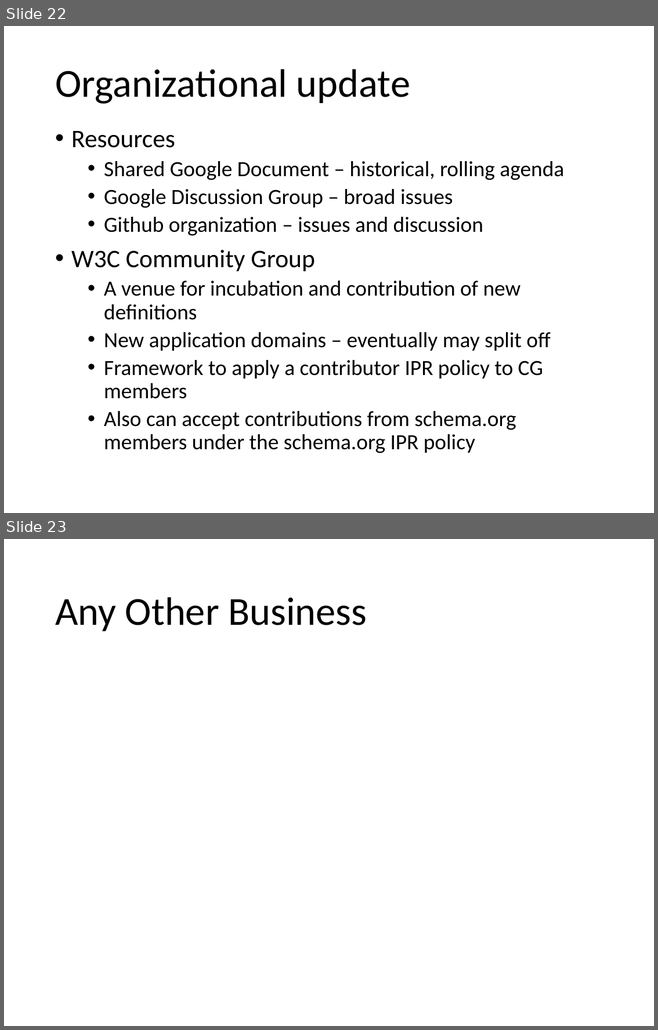
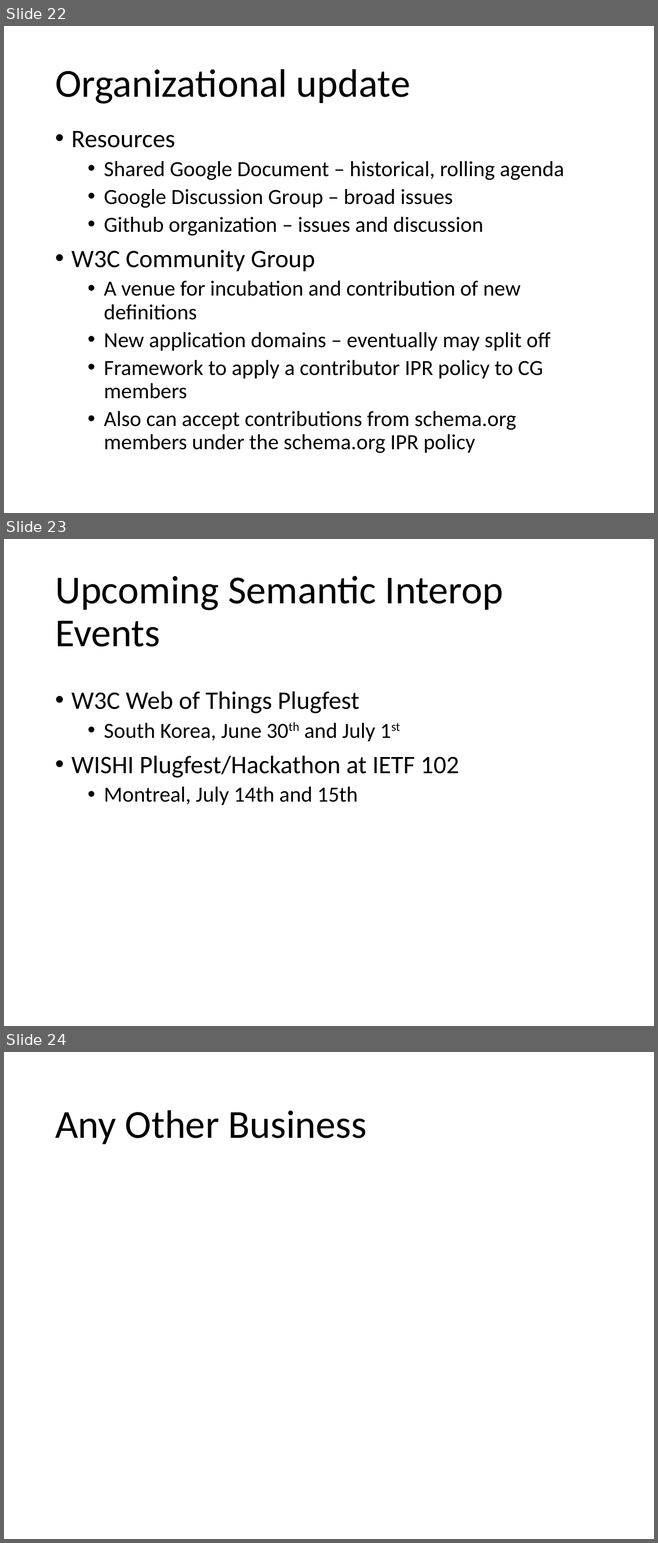
Before and after one commit to iot-schema-collab/teleconferences, a slide deck: iotschema-17may20218.pptx. Shown one above the other, each under a label of ours: slides 22 and 23 before the commit, slides 22, 23 and 24 after it. The pictures are 658x1030 and 658x1543 pixels, drawn with LibreOffice and Linux fonts; fonts in the diff are those of the drawing. Boxes give left, top, right and bottom in pixels: in the first picture for what was removed or moved away, otherwise in the second. Text is boxed around its words. In the diff, an @@ line names an element or a change of style, - is before the commit and + after.

Commit message:
Add upcoming events to the slides

```diff
--- a/iotschema-17may20218.pptx
+++ b/iotschema-17may20218.pptx
@@ slide 23 added at [4, 539, 654, 1026], background #FFFFFF @@
@@ title added at [55, 576, 503, 647], 44 pt, text #000000 @@
+Upcoming Semantic Interop Events
@@ text added at [71, 691, 459, 805], 28 pt, text #000000 @@
+• W3C Web of Things Plugfest
+  • South Korea, June 30th and July 1st
+• WISHI Plugfest/Hackathon at IETF 102
+  • Montreal, July 14th and 15th
@@ what was slide 23 is now slide 24 @@
```
Also in this commit, not shown: 1 other file.
